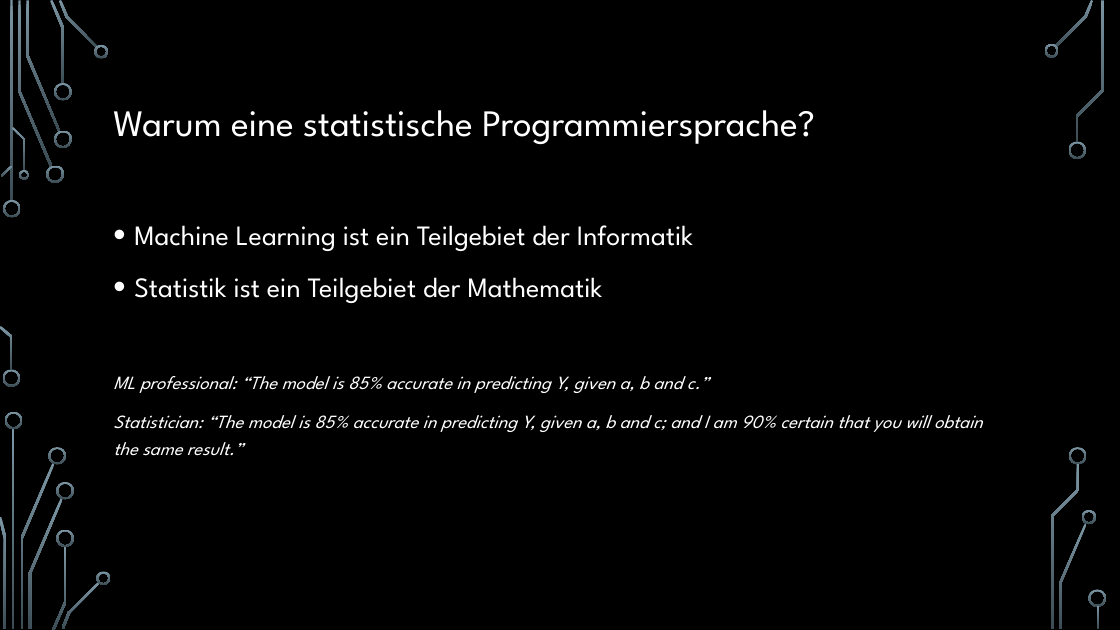
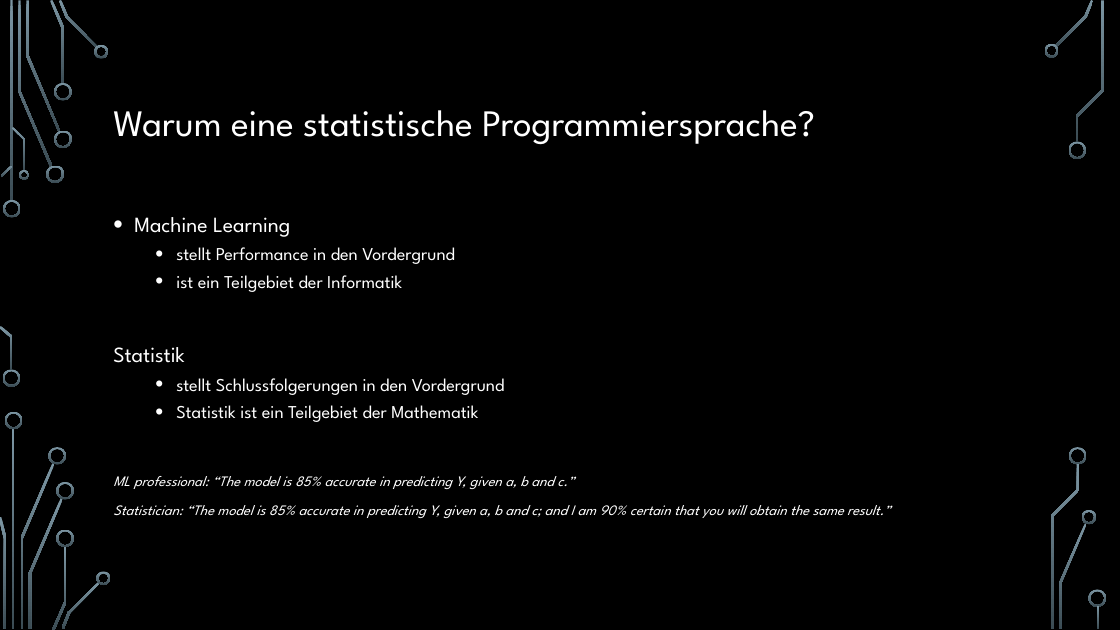
Before and after one commit to hacpro/introduction-machine-learning, a slide deck: slide 21 of presentation.pptx. Drawn at 1120x630 pixels with LibreOffice and Linux fonts; fonts in the diff are those of the drawing; background and template pictures are left out. Boxes give left, top, right and bottom in pixels: in the first picture for what was removed or moved away, otherwise in the second. Text is boxed around its words. In the diff, an @@ line names an element or a change of style, - is before the commit and + after.

Commit message:
Minor addition.

```diff
--- a/presentation.pptx
+++ b/presentation.pptx
@@ text at box(113, 217, 505, 395): text changed; size 24 to 15.5 pt @@
-• Machine Learning ist ein Teilgebiet der Informatik
+• Machine Learning
+  • stellt Performance in den Vordergrund
+  • ist ein Teilgebiet der Informatik
+Statistik
+  • stellt Schlussfolgerungen in den Vordergrund
@@ text at box(113, 405, 890, 518): size 24 to 15.5 pt in "Statistik ist ein Teilgebiet der Mathematik"; size 16 to 12.4 pt in "ML professional: “The model is 85% accurate ...", "Statistician: “The model is 85% accurate in ..."; list level 1 to 2 in "Statistik ist ein Teilgebiet der ..."; line spacing 1.2 to 1 @@
```
